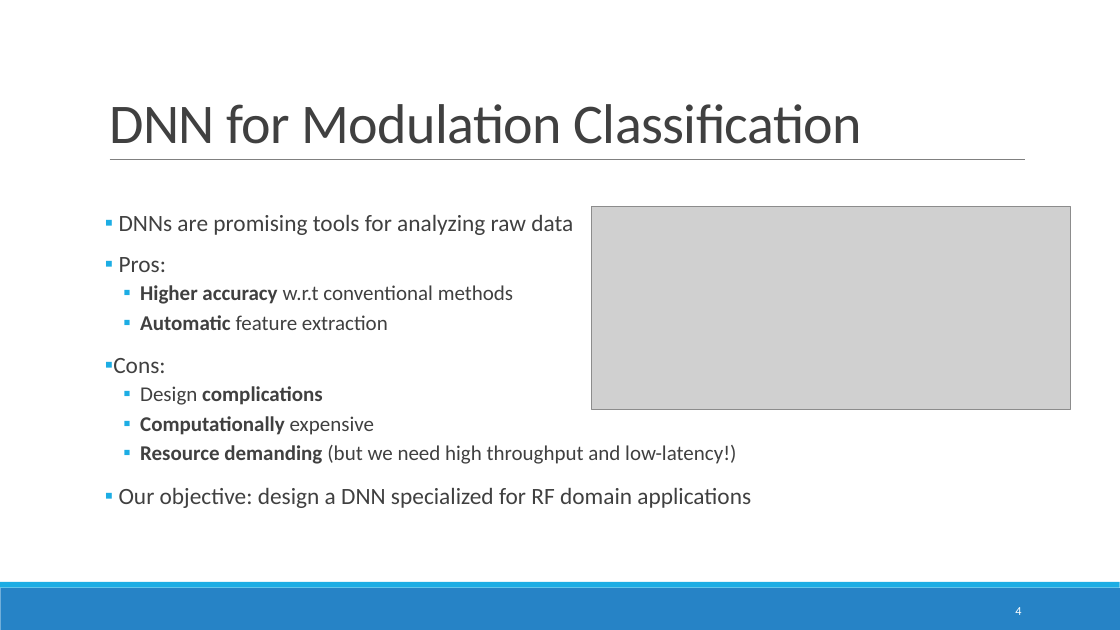
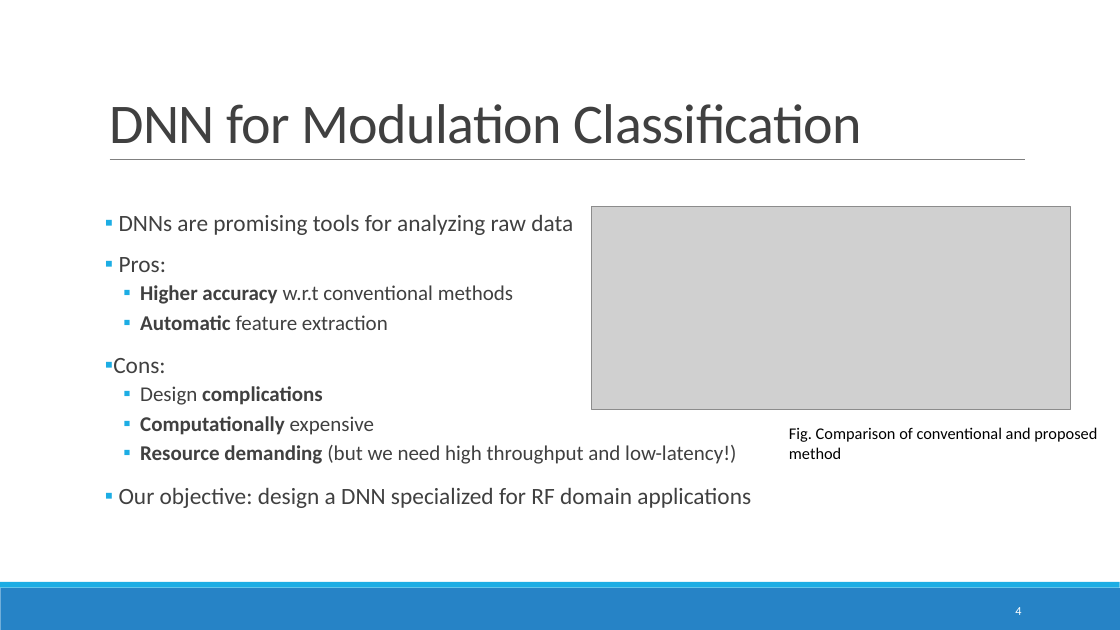
Before and after one commit to ITU-AI-ML-in-5G-Challenge/ITU-ML5G-PS-007-Aaronica, a slide deck: slide 4 of Presentation/GrandFinale.pptx. Drawn at 1120x630 pixels with LibreOffice and Linux fonts; fonts in the diff are those of the drawing; grey boxes stand for pictures. Boxes give left, top, right and bottom in pixels: in the first picture for what was removed or moved away, otherwise in the second. Text is boxed around its words. In the diff, an @@ line names an element or a change of style, - is before the commit and + after.

```diff
--- a/Presentation/GrandFinale.pptx
+++ b/Presentation/GrandFinale.pptx
@@ text added at <box>789,427,1097,459</box>, 14 pt, text #000000 @@
+Fig. Comparison of conventional and proposed method
```
Also in this commit, not shown: 12 other slides changed, 2 other files.
